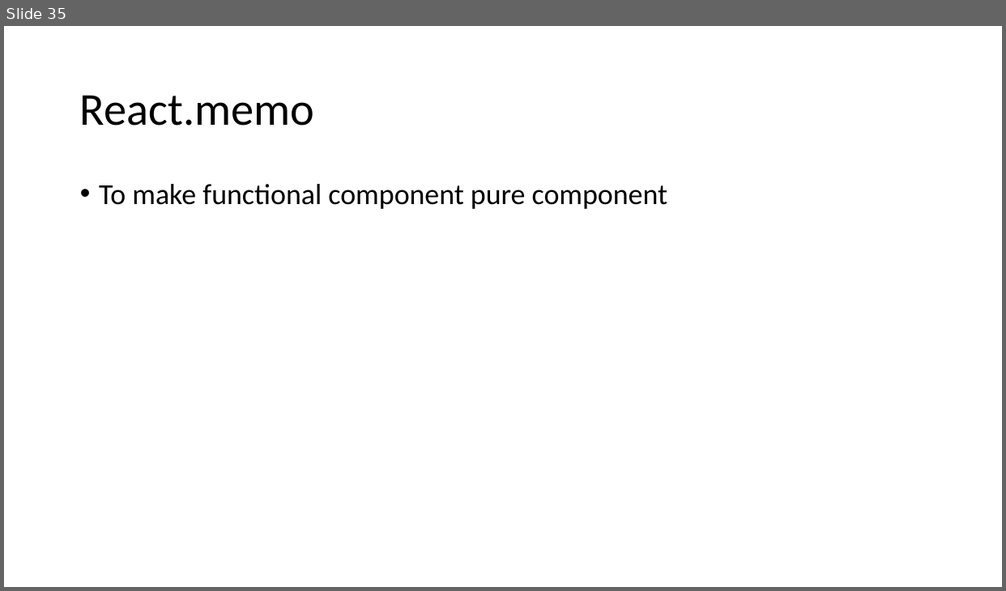
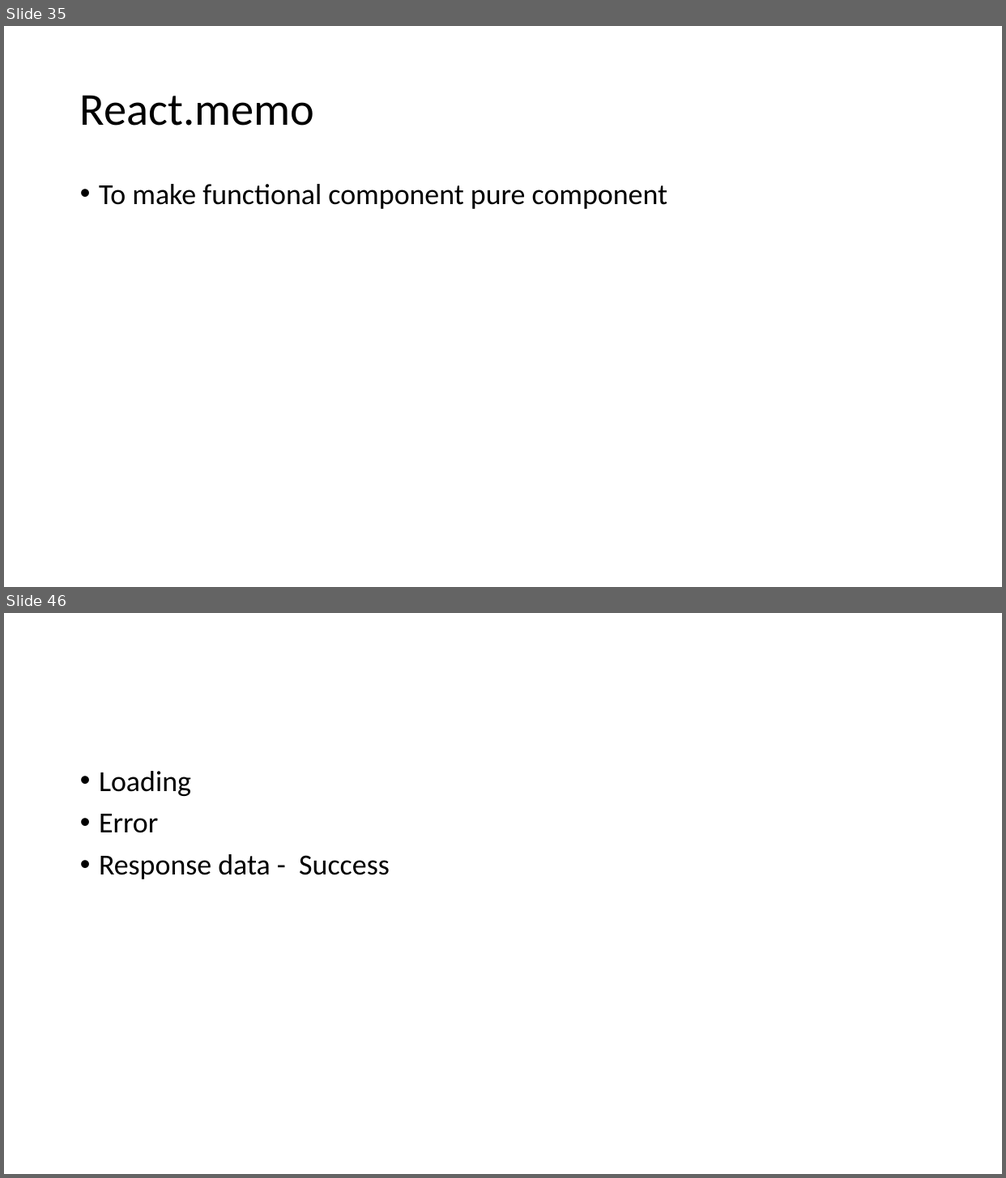
Before and after one commit to Chandan-TY/online-react-js, a slide deck: React JS Workings.pptx. Shown one above the other, each under a label of ours: slide 35 before the commit, slides 35 and 46 after it; the slides between them are not shown. The pictures are 1006x591 and 1006x1178 pixels, drawn with LibreOffice and Linux fonts; fonts in the diff are those of the drawing. Boxes give left, top, right and bottom in pixels: in the first picture for what was removed or moved away, otherwise in the second. Text is boxed around its words. In the diff, an @@ line names an element or a change of style, - is before the commit and + after.

```diff
--- a/React JS Workings.pptx
+++ b/React JS Workings.pptx
@@ slide 46 added at (x1=4, y1=613, x2=1002, y2=1174), background #FFFFFF @@
@@ text added at (x1=99, y1=771, x2=390, y2=879), 28 pt, text #000000 @@
+• Loading
+• Error
+• Response data - Success
```
Also in this commit, not shown: 10 other slides added.
